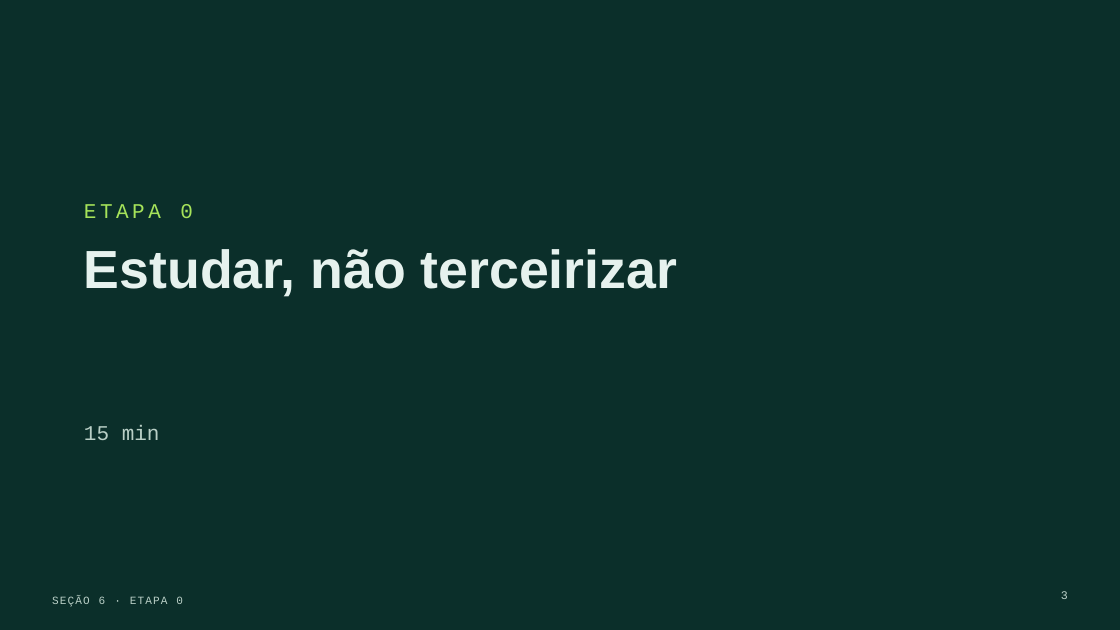
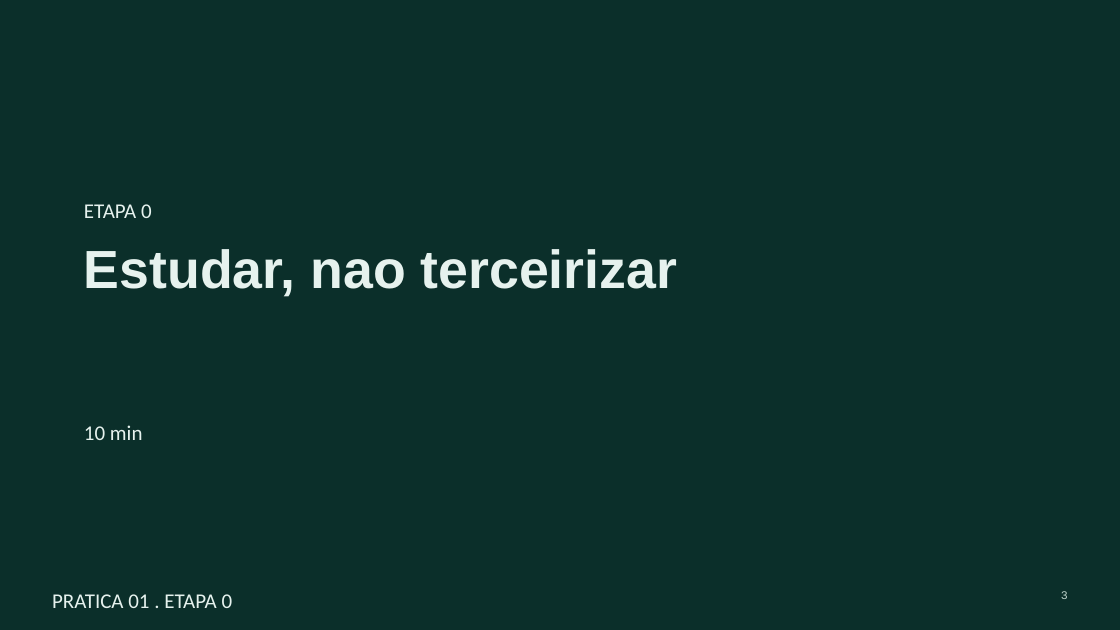
Before and after one commit to Bayer-Group/course-AI-UFV, a slide deck: slide 3 of 8. IA Generativa e Modelos de Linguagem na Pesquisa Científica_Eder_Kaique/Pratica_01_Eder/Estudar e reproduzir um artigo científico com Claude Code.pptx. Drawn at 1120x630 pixels with LibreOffice and Linux fonts; fonts in the diff are those of the drawing. Boxes give left, top, right and bottom in pixels: in the first picture for what was removed or moved away, otherwise in the second. Text is boxed around its words. In the diff, an @@ line names an element or a change of style, - is before the commit and + after.

```diff
--- a/8. IA Generativa e Modelos de Linguagem na Pesquisa Científica_Eder_Kaique/Pratica_01_Eder/Estudar e reproduzir um artigo científico com Claude Code.pptx
+++ b/8. IA Generativa e Modelos de Linguagem na Pesquisa Científica_Eder_Kaique/Pratica_01_Eder/Estudar e reproduzir um artigo científico com Claude Code.pptx
@@ text "ETAPA 0" at [84,204,152,218]: font Courier New to Calibri, text colour #A6E35A to #E6F2EE, letter spacing 3 to 0 pt @@
@@ title at [84,249,677,297]: text changed @@
-Estudar, não terceirizar
+Estudar, nao terceirizar
@@ text at [84,425,143,440]: text changed; font Courier New to Calibri; text colour #B9CFC6 to #E6F2EE @@
-15 min
+10 min
@@ text at [52,594,233,608]: text changed; size 9.5 to 18 pt; font Courier New to Calibri; text colour #B9CFC6 to #E6F2EE @@
-SEÇÃO 6 · ETAPA 0
+PRATICA 01 . ETAPA 0
```
Also in this commit, not shown: 21 other slides changed, 5 slides added, 6 slides removed, 13 other files.
